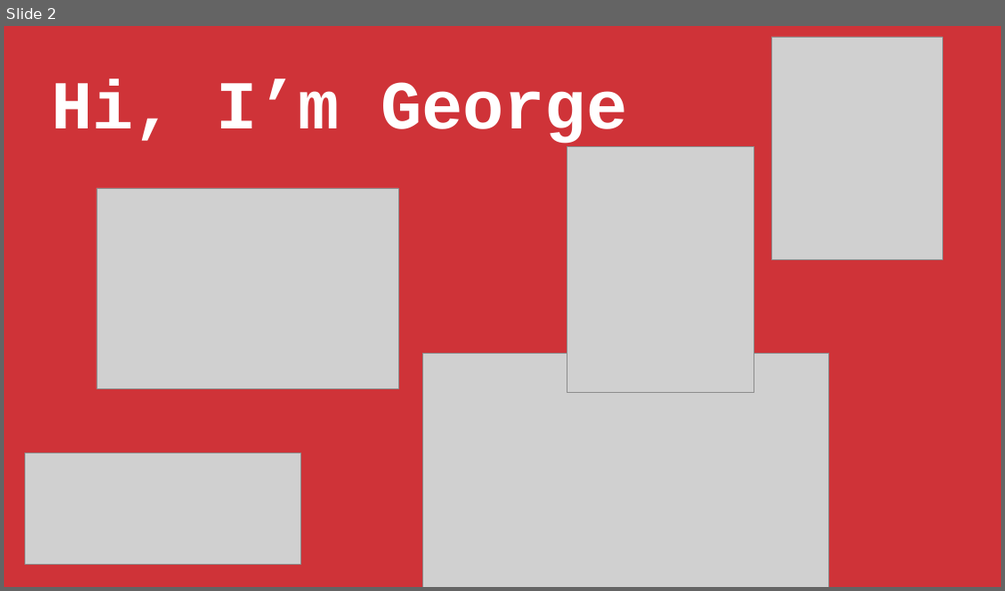
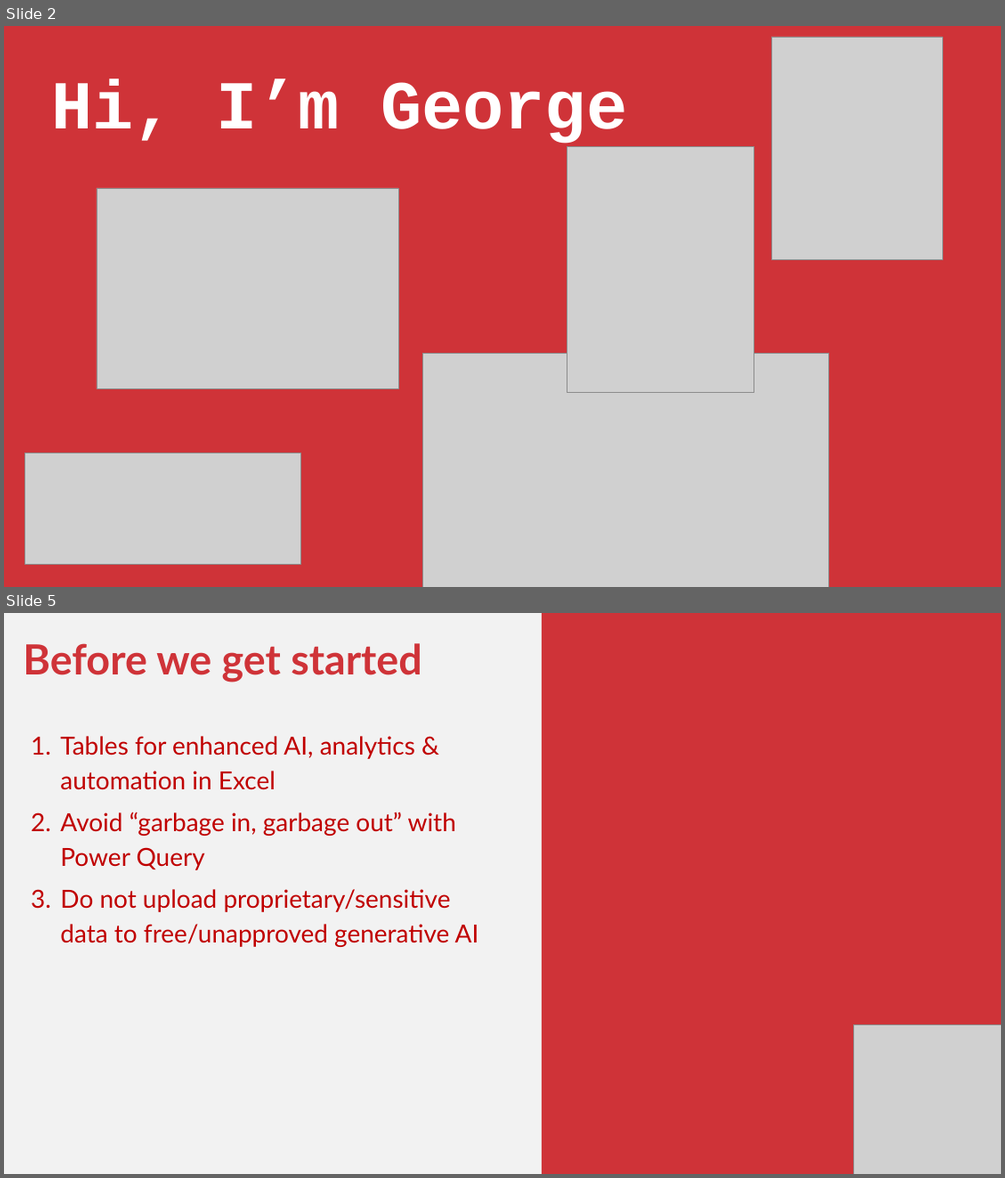
Before and after one commit to stringfestdata/gen-ai-for-excel-masterclass, a slide deck: gen-ai-for-excel-masterclass.pptx. Shown one above the other, each under a label of ours: slide 2 before the commit, slides 2 and 5 after it; the slides between them are not shown. The pictures are 1005x591 and 1005x1178 pixels, drawn with LibreOffice and Linux fonts; fonts in the diff are those of the drawing; grey boxes stand for pictures. Boxes give left, top, right and bottom in pixels: in the first picture for what was removed or moved away, otherwise in the second. Text is boxed around its words. In the diff, an @@ line names an element or a change of style, - is before the commit and + after.

```diff
--- a/gen-ai-for-excel-masterclass.pptx
+++ b/gen-ai-for-excel-masterclass.pptx
@@ slide 5 added at (4, 613, 1001, 1174), background #F2F2F2 @@
@@ rectangle added at (542, 613, 1001, 1174), fill #CF3338 @@
@@ text added at (23, 643, 479, 947), 36 pt, text #C00000 @@
+Before we get started
+1. Tables for enhanced AI, analytics & automation in Excel
+2. Avoid “garbage in, garbage out” with Power Query
+3. Do not upload proprietary/sensitive data to free/unapproved generative AI
@@ picture added at (853, 1024, 1001, 1174) @@
```
Also in this commit, not shown: 7 slides changed, 11 other slides added, 16 slides removed, 14 other files.
